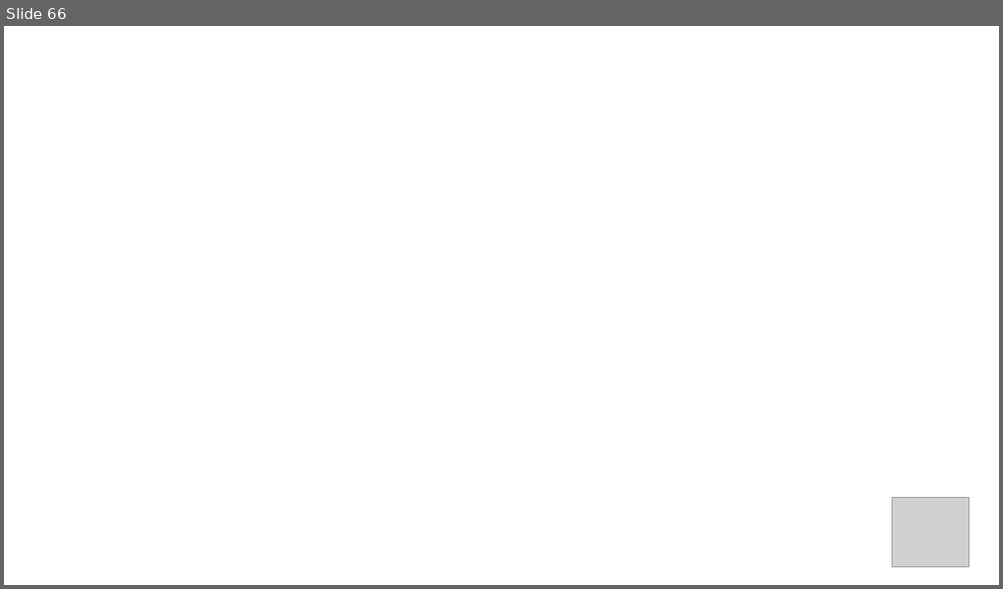
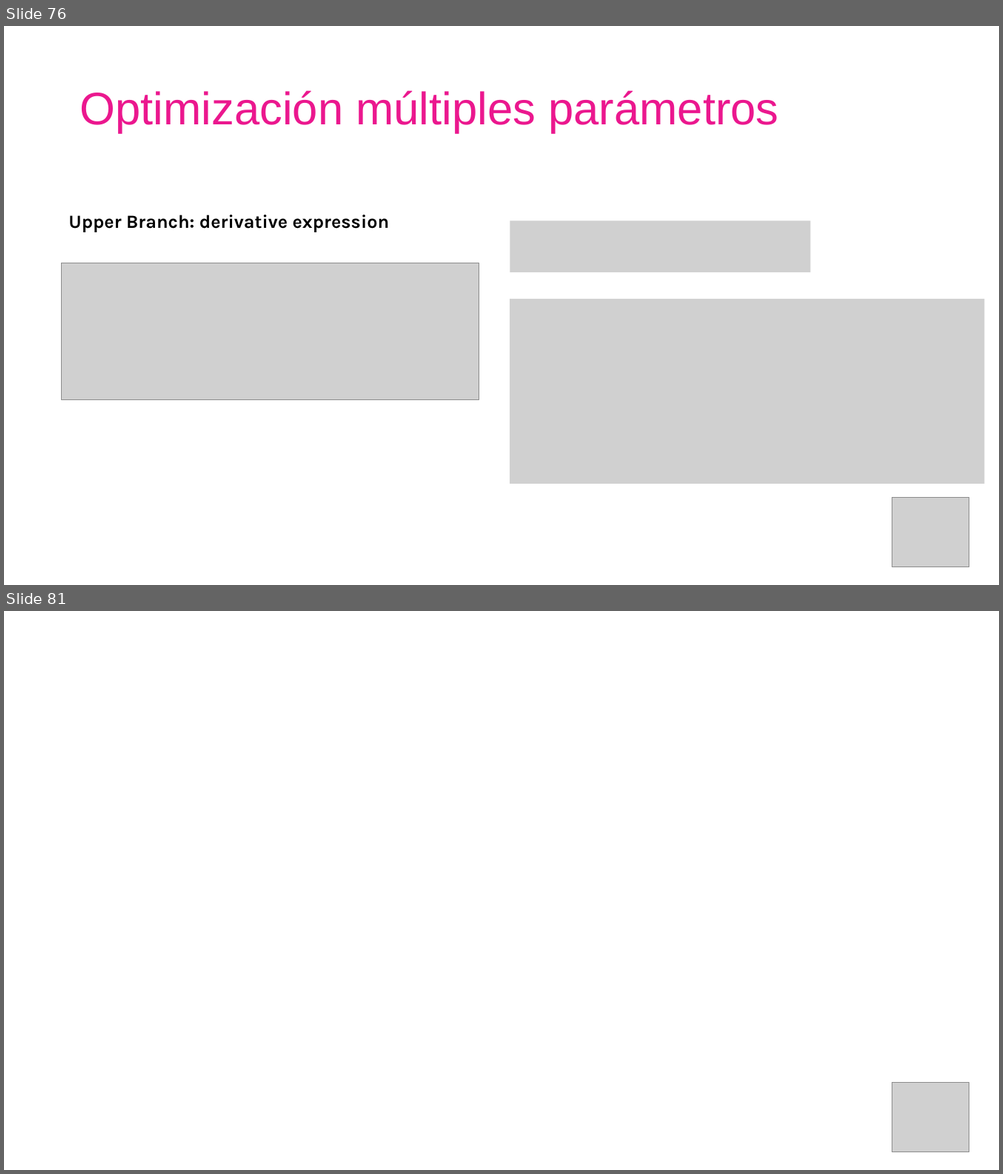
Before and after one commit to AISC-Madrid/workshop-materials, a slide deck: Neural Networks/Slides.pptx. Shown one above the other, each under a label of ours: slide 66 before the commit, slides 76 and 81 after it; the slides between them are not shown. The pictures are 1003x589 and 1003x1174 pixels, drawn with LibreOffice and Linux fonts; fonts in the diff are those of the drawing; grey boxes stand for pictures. Boxes give left, top, right and bottom in pixels: in the first picture for what was removed or moved away, otherwise in the second. Text is boxed around its words. In the diff, an @@ line names an element or a change of style, - is before the commit and + after.

```diff
--- a/Neural Networks/Slides.pptx
+++ b/Neural Networks/Slides.pptx
@@ slide 76 added at [4,26,999,585], background #FFFFFF @@
@@ title added at [79,90,778,133], 44 pt, text #EB178E @@
+Optimización múltiples parámetros
@@ text added at [68,215,390,232], 18 pt, text #000000, bold @@
+Upper Branch: derivative expression
@@ picture added at [510,221,811,272] @@
@@ picture added at [62,264,478,400] @@
@@ picture added at [510,299,984,484] @@
@@ picture added at [892,498,969,568] @@
@@ what was slide 66 is now slide 81 @@
```
Also in this commit, not shown: 19 other slides added, 5 slides removed, 10 other files.
